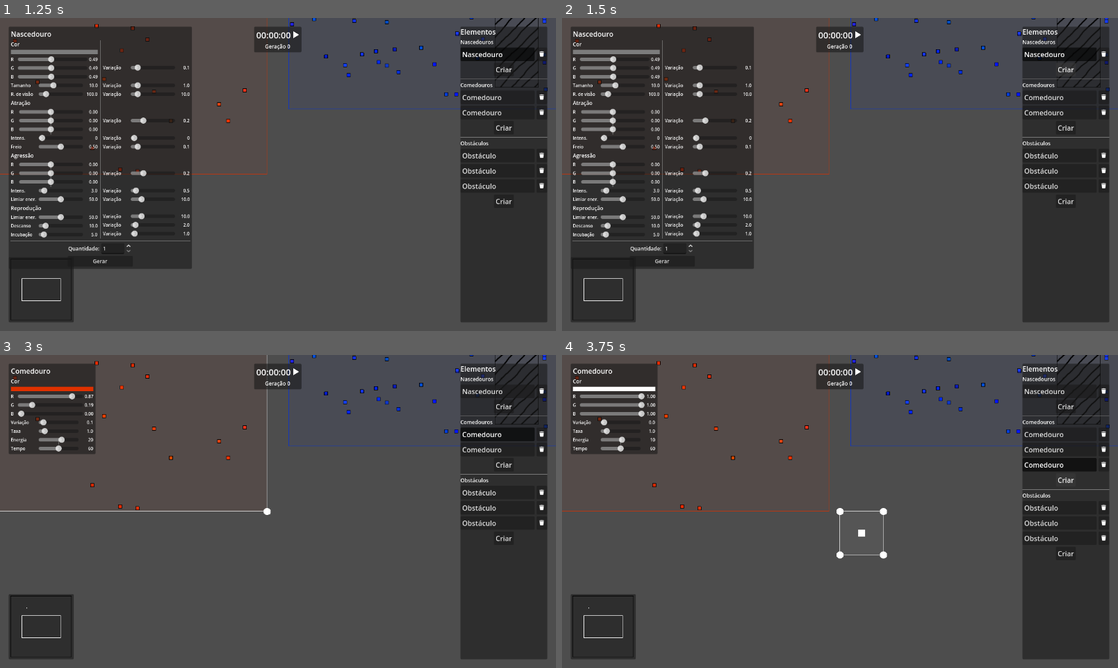
Above: before the commit, frames 1-4 (two rows, left to right).
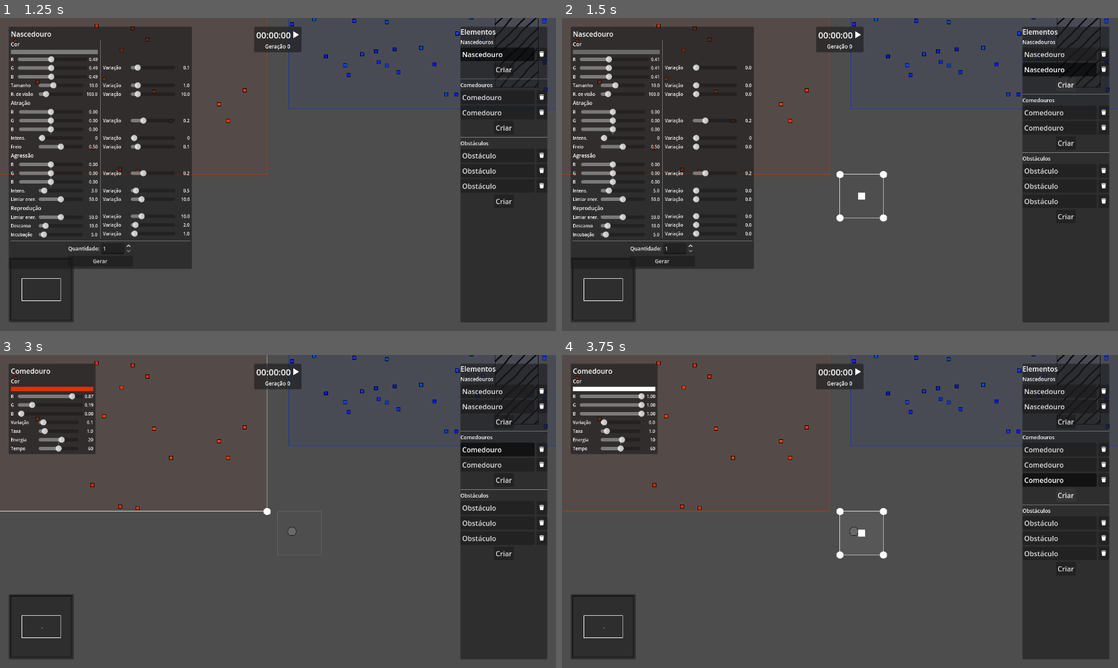
Above: after the commit, the same moments.

Repository: rodrigo-borges/attract-repel
Game: Godot game, scene res://world/world.tscn
Same seed, same stepped clock (60 frames per second), same inputs: the game is played once before the commit and once after it. The project has no main scene, so this scene is started directly.
Inputs:
- Up to frame 1 (1.25 s): click "Nascedouro" at 0.5 s
- Up to frame 2 (1.5 s): click "Criar" at 1.25 s
- Up to frame 3 (3 s): click "Gerar" at 2 s; click "Comedouro" at 2.75 s
- Up to frame 4 (3.75 s): click "Criar" at 3.5 s

Frame 1 is identical in both runs. In frame 2, 1.8% of the frame differs, in the area x 7-99%, y 10-70%; in frame 3, 1.3%; in frame 4, 1.3%.

Commit message:
Permite criar novos nascedouros

Diff:
--- a/creature_spawner/creature_spawner_data.gd
+++ b/creature_spawner/creature_spawner_data.gd
@@ -2,27 +2,27 @@
 class_name CreatureSpawnerData
 
 @export var area:Rect2
-@export var color_mean:Color
+@export var color_mean:Color = Color.DIM_GRAY
 @export var color_std:float
-@export var size_radius_mean:float
+@export var size_radius_mean:float = 10.
 @export var size_radius_std:float
-@export var sense_radius_mean:float
+@export var sense_radius_mean:float = 100.
 @export var sense_radius_std:float
 @export var attraction_mean:Vector3
-@export var attraction_std:float
-@export var intensity_mean:float
+@export var attraction_std:float = .25
+@export var intensity_mean:float = 5.
 @export var intensity_std:float
 @export var aggression_mean:Vector3
-@export var aggression_std:float
-@export var aggression_intensity_mean:float
+@export var aggression_std:float = .25
+@export var aggression_intensity_mean:float = 5.
 @export var aggression_intensity_std:float
-@export var aggression_energy_threshold_mean:float
+@export var aggression_energy_threshold_mean:float = 50.
 @export var aggression_energy_threshold_std:float
-@export var reproduction_energy_threshold_mean:float
+@export var reproduction_energy_threshold_mean:float = 50.
 @export var reproduction_energy_threshold_std:float
-@export var reproduction_cooldown_mean:float
+@export var reproduction_cooldown_mean:float = 10.
 @export var reproduction_cooldown_std:float
-@export var brake_mean:float
+@export var brake_mean:float = .5
 @export var brake_std:float
-@export var incubation_time_mean:float
+@export var incubation_time_mean:float = 5.
 @export var incubation_time_std:float
--- a/world/world.gd
+++ b/world/world.gd
@@ -66,12 +66,7 @@
 
 func _ready() -> void:
 	for c_spawner in data.creature_spawners:
-		var spawner = CreatureSpawner.create(c_spawner)
-		spawner.created_creature.connect(spawn_creature)
-		add_child(spawner)
-		creature_spawners.append(spawner)
-		var selector:WorldElementSelector = create_world_element_selector(spawner, c_spawner, "Nascedouro")
-		creature_spawner_list.add_child(selector)
+		create_creature_spawner(c_spawner)
 
 	for f_spawner in data.food_spawners:
 		create_food_spawner(f_spawner)
@@ -108,6 +103,7 @@
 	creature_spawner_card.value_changed.connect(_on_creature_spawner_card_updated)
 	creature_spawner_card.spawn_pressed.connect(_on_creature_spawner_spawn_pressed)
 	food_spawner_card.value_changed.connect(_on_food_spawner_card_updated)
+	create_c_spawner_bt.pressed.connect(create_creature_spawner)
 	create_f_spawner_bt.pressed.connect(create_food_spawner)
 	create_obstacle_bt.pressed.connect(create_obstacle)
 
@@ -410,6 +406,19 @@
 	if selected_world_element != null:
 		delete_world_element(selected_world_element, world_element_selector)
 
+func create_creature_spawner(_data:CreatureSpawnerData=null) -> void:
+	if _data == null:
+		_data = CreatureSpawnerData.new()
+		_data.area = Rect2(camera.position, Vector2(100.,100.))
+	var spawner = CreatureSpawner.create(_data)
+	spawner.created_creature.connect(spawn_creature)
+	add_child(spawner)
+	creature_spawners.append(spawner)
+	var selector:WorldElementSelector = create_world_element_selector(spawner, _data, "Nascedouro")
+	creature_spawner_list.add_child(selector)
+	if game_mode == "edit":
+		select_world_element(spawner, selector)
+
 func create_food_spawner(_data:FoodSpawnerData=null) -> void:
 	if _data == null:
 		_data = FoodSpawnerData.create(
--- a/world/world.tscn
+++ b/world/world.tscn
@@ -102,6 +102,7 @@
 [node name="WorldCamera" type="Camera2D" parent="."]
 process_mode = 3
 script = ExtResource("2_1sg5d")
+leak_tolerance = 500.0
 
 [node name="HoverHighlight" type="Node2D" parent="."]
 script = ExtResource("3_b14dp")
Not shown, changed: README.md
